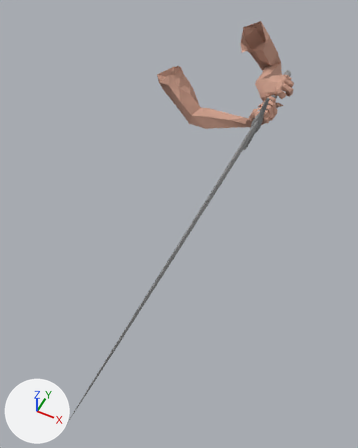
The Blender file ScoopsField/res/items/longsword/longsword_moveset.blend: old version first, new version second.
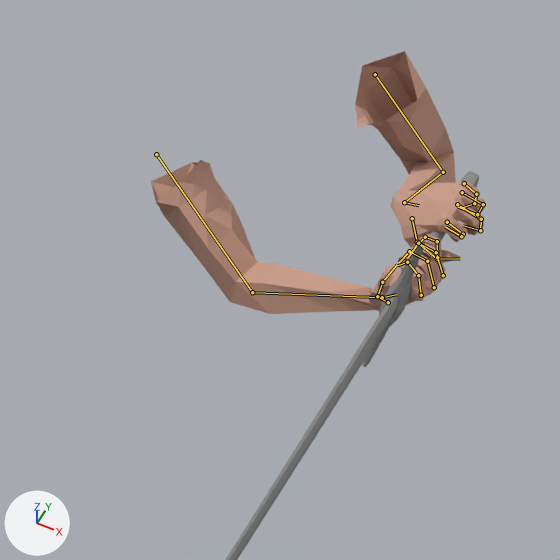
Each version appears first whole from a 50 mm lens placed at (0.682, -1.532, 0.807), pointed at (0.228, -0.625, -0.327), and next in a close-up on the part from 27% to 91% of the width and 0% to 51% of the height. The lights are fixed; the arrows at lower left show +X, +Y and +Z. The last two pictures show the newer version. Both versions are drawn at frame 0 of the action 'attack2'; the numbers are the values there. The bones that change, and the others that lie on the model, are drawn over the model as lines in the close-ups.

Objects in the first close-up: 'Cube.002', 'Viewmodel'.
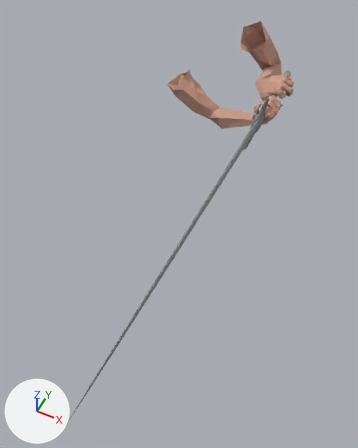
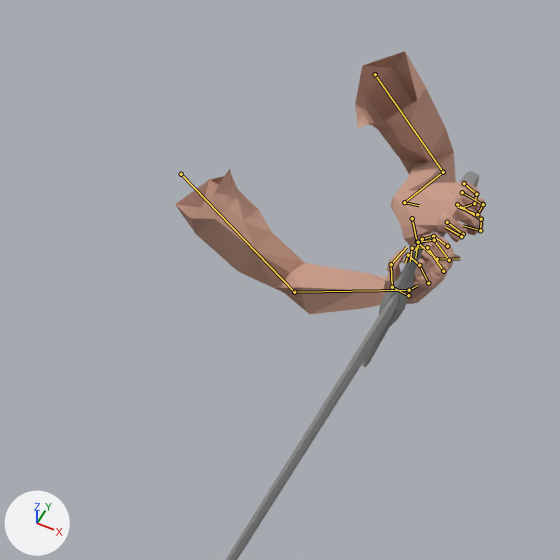
Where the change shows, as pixel boxes (x1, y1, x2, y2) in the close-ups (560 x 560 px):
'Viewmodel', posed (7% narrower)
    before: (151, 51, 485, 314)
    after: (175, 51, 485, 314)
bone 'index_01_r', root to tip
    before: (421, 295) to (418, 275)
    after: (428, 283) to (419, 265)
bone 'middle_01_r', root to tip
    before: (434, 287) to (427, 261)
    after: (443, 271) to (427, 247)
bone 'middle_02_r', root to tip
    before: (427, 261) to (409, 251)
    after: (427, 247) to (412, 248)
bone 'middle_03_r', root to tip
    before: (409, 251) to (399, 262)
    after: (412, 248) to (410, 261)
bone 'pinky_01_r', root to tip
    before: (437, 257) to (437, 241)
    after: (447, 246) to (433, 236)
bone 'pinky_02_r', root to tip
    before: (437, 241) to (425, 237)
    after: (433, 236) to (422, 239)
bone 'pinky_03_r', root to tip
    before: (425, 237) to (414, 247)
    after: (422, 239) to (415, 250)
bone 'ring_01_r', root to tip
    before: (443, 275) to (436, 252)
    after: (449, 260) to (434, 240)
bone 'ring_02_r', root to tip
    before: (436, 252) to (418, 243)
    after: (434, 240) to (418, 242)
bone 'ring_03_r', root to tip
    before: (418, 243) to (408, 257)
    after: (418, 242) to (415, 257)
bone 'thumb_01_r', root to tip
    before: (388, 302) to (377, 296)
    after: (408, 295) to (392, 287)
bone 'thumb_02_r', root to tip
    before: (377, 296) to (382, 282)
    after: (392, 287) to (391, 264)
bone 'thumb_03_r', root to tip
    before: (382, 282) to (397, 264)
    after: (391, 264) to (406, 247)

The change in detail:
Bone 'index_01_r' (bone_index_01_r) moves from (0.0, 0.0, 0.0) to (0.001, 0.0, 0.002).
Bone 'index_01_r' (bone_index_01_r) turns from (51, 0, 0) to (54, 0, 0) degrees about its own x, y and z.
Bone 'middle_01_r' (bone_middle_01_r) moves from (0.0, -0.003, 0.0) to (0.001, -0.002, 0.002).
Bone 'middle_01_r' (bone_middle_01_r) turns from (56, 0, 0) to (62, 0, 0) degrees about its own x, y and z.
Bone 'middle_02_r' (bone_middle_02_r) turns from (0, 0, 0) to (9, 0, 0) degrees about its own x, y and z.
Bone 'middle_03_r' (bone_middle_03_r) turns from (0, 0, 0) to (-30, 0, 0) degrees about its own x, y and z.
Bone 'pinky_01_r' (bone_pinky_01_r) moves from (0.0, 0.005, 0.014) to (-0.001, -0.002, 0.01).
Bone 'pinky_01_r' (bone_pinky_01_r) turns from (41, 0, 0) to (80, 0, 0) degrees about its own x, y and z.
Bone 'pinky_02_r' (bone_pinky_02_r) turns from (22, 0, 0) to (-31, 0, 0) degrees about its own x, y and z.
Bone 'pinky_03_r' (bone_pinky_03_r) turns from (0, 0, 0) to (-14, 0, 0) degrees about its own x, y and z.
Bone 'ring_01_r' (bone_ring_01_r) moves from (0.002, 0.005, 0.001) to (0.001, -0.002, 0.005).
Bone 'ring_01_r' (bone_ring_01_r) turns from (60, 0, 0) to (66, 0, 0) degrees about its own x, y and z.
Bone 'ring_02_r' (bone_ring_02_r) turns from (-12, 0, 0) to (0, 0, 0) degrees about its own x, y and z.
Bone 'ring_03_r' (bone_ring_03_r) turns from (18, 0, 0) to (-20, 0, 0) degrees about its own x, y and z.
Bone 'thumb_01_r' (bone_thumb_01_r) turns from (1, -11, 7) to (15, -10, -5) degrees about its own x, y and z.
Bone 'thumb_02_r' (bone_thumb_02_r) turns from (26, 0, 0) to (34, 0, 0) degrees about its own x, y and z.
Bone 'thumb_03_r' (bone_thumb_03_r) turns from (0, 0, 0) to (12, 0, 0) degrees about its own x, y and z.
Bone 'hand_ik_r' (bone_hand_ik_r) moves from (0.167, -0.139, 0.309) to (0.151, -0.104, 0.304).
Bone 'hand_ik_r' (bone_hand_ik_r) turns from (-11, 50, -41) to (3, 60, -42) degrees about its own x, y and z.
